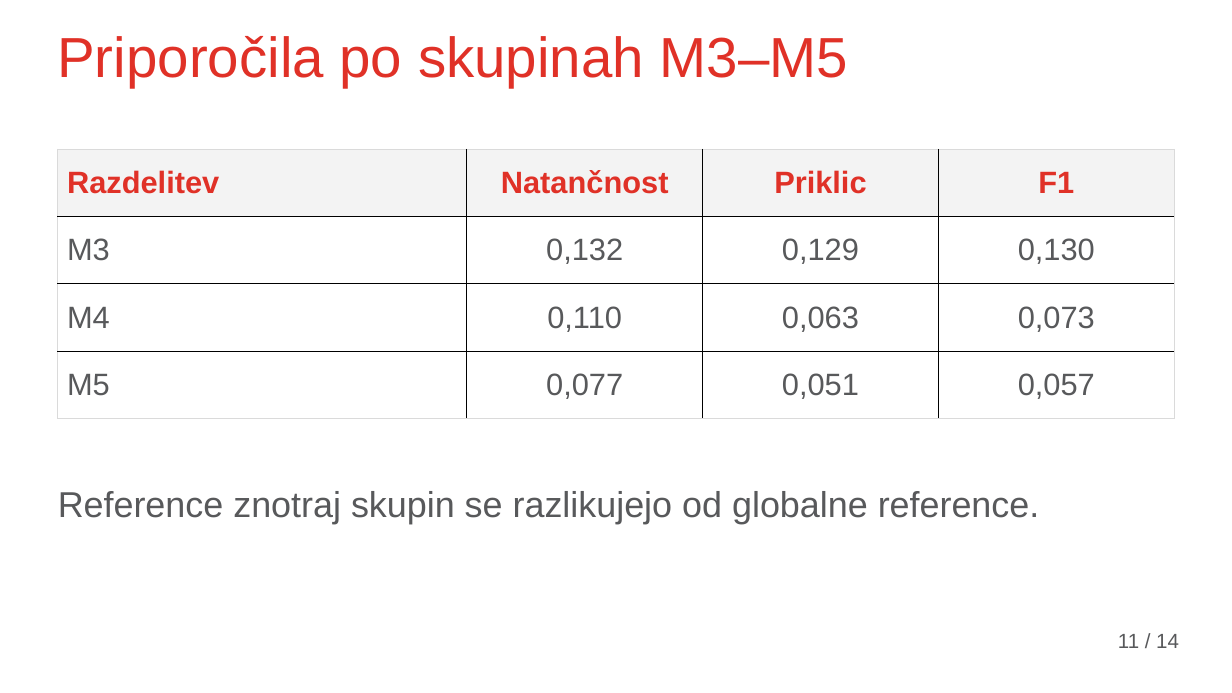
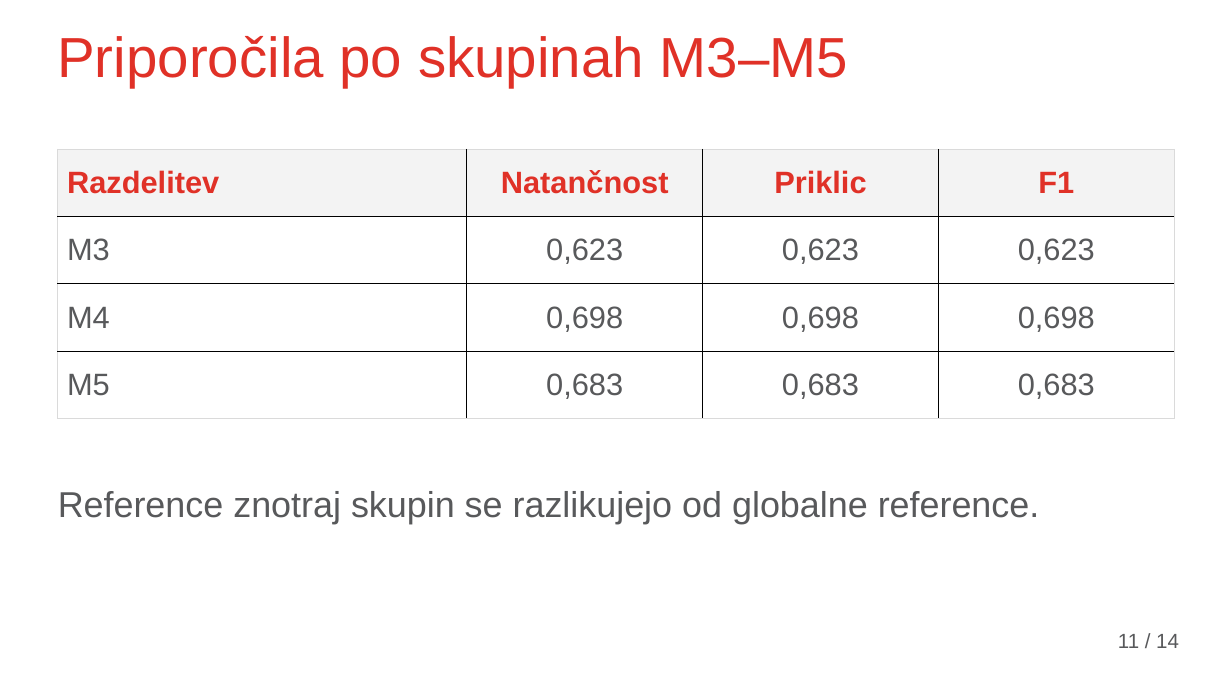
Before and after one commit to leskovecg/masters-thesis-recommender-system, a slide deck: slide 11 of presentation/Zagovor_Gasper_Leskovec.pptx. Drawn at 1232x693 pixels with LibreOffice and Linux fonts; fonts in the diff are those of the drawing; background and template pictures are left out. Boxes give left, top, right and bottom in pixels: in the first picture for what was removed or moved away, otherwise in the second. Text is boxed around its words. In the diff, an @@ line names an element or a change of style, - is before the commit and + after.

```diff
--- a/presentation/Zagovor_Gasper_Leskovec.pptx
+++ b/presentation/Zagovor_Gasper_Leskovec.pptx
@@ table at [57, 149, 1174, 419] @@
-row 2: M3 | 0,132 | 0,129 | 0,130
+row 2: M3 | 0,623 | 0,623 | 0,623
-row 3: M4 | 0,110 | 0,063 | 0,073
+row 3: M4 | 0,698 | 0,698 | 0,698
-row 4: M5 | 0,077 | 0,051 | 0,057
+row 4: M5 | 0,683 | 0,683 | 0,683
```
Also in this commit, not shown: 3 other slides changed, 2 other files.
